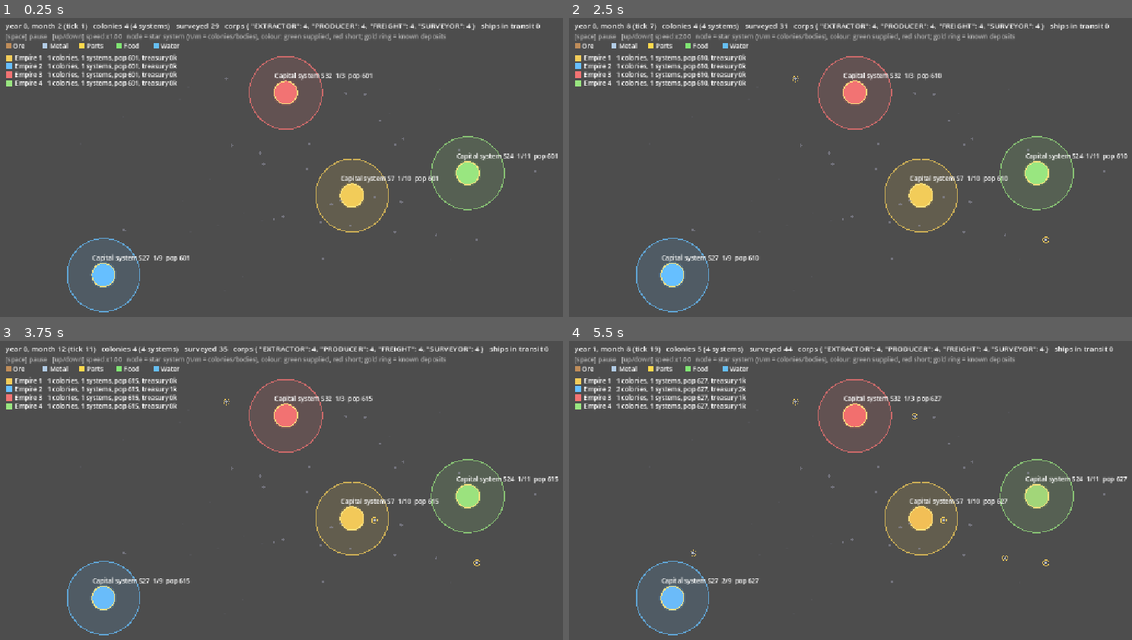
Above: before the commit, frames 1-4 (two rows, left to right).
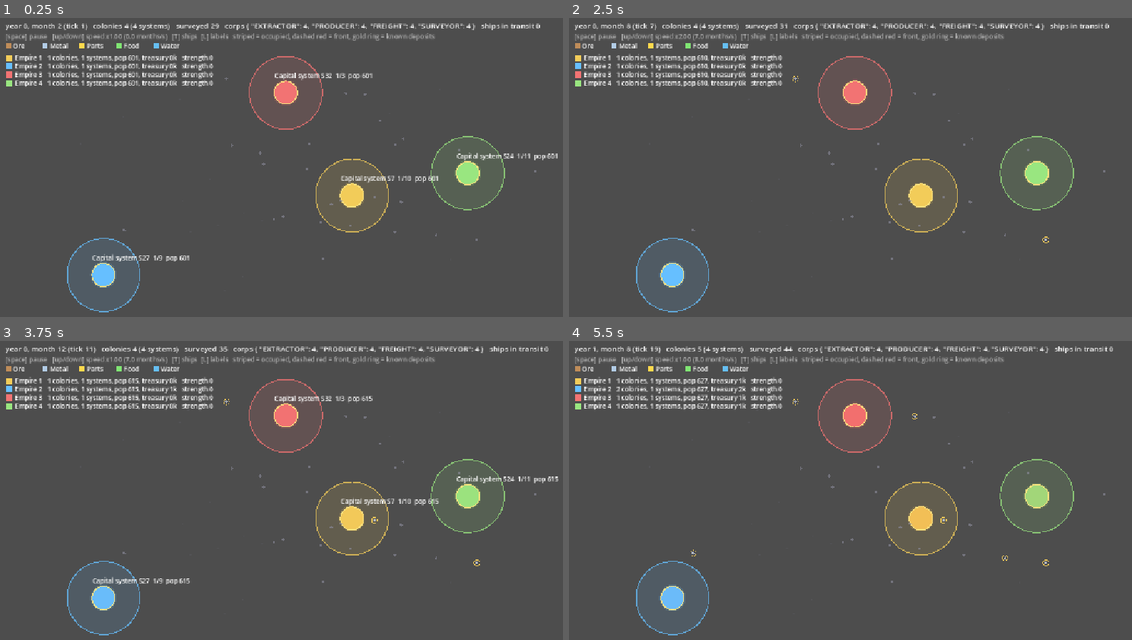
Above: after the commit, the same moments.

Repository: ElectroEsper/galaxy-generator
Game: Godot game, scene res://economy_proto/economy_view.tscn
Same seed, same stepped clock (60 frames per second), same inputs: the game is played once before the commit and once after it. This scene is started directly instead of the project's main scene.
Inputs:
- Up to frame 1 (0.25 s): no input
- Up to frame 2 (2.5 s): tap Enter at 0.5, 2 s; hold Up 0.53-1.28 s; tap T at 0.6, 1.55, 2.1 s; tap Space at 0.77, 1.25, 1.52 s; tap L at 0.8, 1.35, 2.3 s; hold Down 1.28-2.03 s; hold Up from 2.03 s (still down)
- Up to frame 3 (3.75 s): tap Space at 2.75, 3.02 s; tap L at 2.85 s; tap T at 3.05, 3.6 s; tap Enter at 3.5 s; release Up at 3.53 s; hold Down from 3.53 s (still down)
- Up to frame 4 (5.5 s): keep holding Down; tap Space at 3.77, 4.25, 4.52 s; tap L at 3.8, 4.35, 5.3 s; tap T at 4.55, 5.1 s

The runs differ from the first frame. In frame 1, 0.7% of the frame differs, in the area x 22-80%, y 5-23%; in frame 2, 1.5%; in frame 3, 0.7%; in frame 4, 1.6%, in the area x 16-100%, y 5-82%.

Commit message:
View: sim frame budget, ship cap, ship/label toggles, war overlay; land-hunger war motive
Co-Authored-By: Claude Opus 5.5 <noreply@anthropic.com>
Claude-Session: https://claude.ai/code/session_011shSnrHMjVZ7qaqpxEfch4

Diff:
--- a/economy_proto/diplomacy.gd
+++ b/economy_proto/diplomacy.gd
@@ -13,6 +13,8 @@
 const MAX_DEPTH := 4
 const STRONGER := 1.3                # strength ratio an empire wants before starting a war
 const RIVAL_BORDER := 15           # a border this long with negative opinion is a rivalry worth fighting over
+const HUNGER_RANGE := 180.0       # unclaimed charted systems this close to an empire's own count as free land
+const HUNGER_BORDER := 3           # land-hungry empires covet a neighbour sharing at least this much border
 const WAR_BORDER := 5                # border segments that make a neighbour's systems worth fighting for
 const PEACE_EXHAUSTION := 50.0       # an empire this exhausted wants out
 const PEACE_COOLDOWN := 2            # years between peace offers to the same enemy
@@ -36,6 +38,8 @@
 			"pre": {"met:%d" % i: true, "stronger:%d" % i: false, "arming": false}, "eff": {"stronger:%d" % i: true, "arming": true}})
 		acts.append({"name": "declare_war", "x": x, "cost": 4.0,
 			"pre": {"hostile:%d" % i: true, "stronger:%d" % i: true, "war:%d" % i: false, "tired": false}, "eff": {"war:%d" % i: true}})
+		acts.append({"name": "declare_war", "x": x, "cost": 5.0,     # war of conquest: no grievance needed, only want
+			"pre": {"covet:%d" % i: true, "stronger:%d" % i: true, "war:%d" % i: false, "tired": false}, "eff": {"war:%d" % i: true}})
 		acts.append({"name": "sue_for_peace", "x": x, "cost": 1.0,
 			"pre": {"war:%d" % i: true}, "eff": {"war:%d" % i: false}})
 	return acts
@@ -43,9 +47,12 @@
 # ---------------------------------------------------------------- World state
 static func _facts(sim, e, others : Array) -> Dictionary:
 	var f : Dictionary = {"cash": e.treasury >= AID_COST * 2.0, "arming": sim.tick_count / 12 < e.arming_until, "tired": e.exhaustion >= 20.0}
+	var hungry : bool = _land_hungry(sim, e)
+	f["hungry"] = hungry
 	for x in others:
 		var r : Dictionary = sim._rel(e, x)
 		var i : int = x.id
+		f["covet:%d" % i] = hungry and r["met"] and r["border"] >= HUNGER_BORDER and sim.tick_count / 12 >= r.get("truce_until", 0)
 		f["met:%d" % i] = r["met"]
 		f["trade:%d" % i] = r["trade_treaty"]
 		f["pass:%d" % i] = r["passage"]
@@ -109,8 +116,30 @@
 			goals.append({"name": "deter %s" % x.name, "priority": 1.0 + r["border"] / 10.0, "want": {"stronger:%d" % x.id: true}})
 		if hostile and r["border"] >= WAR_BORDER and sim.tick_count / 12 >= r.get("truce_until", 0) and e.exhaustion < 20.0:
 			goals.append({"name": "seize the border with %s" % x.name, "priority": 0.8 + r["border"] / 15.0, "want": {"war:%d" % x.id: true}})
+	# Land hunger: nothing left to settle nearby, so take it from the weakest neighbour along a shared border.
+	if _land_hungry(sim, e) and e.exhaustion < 20.0:
+		var best = null
+		for x in sim.empires:
+			if x == e or sim.wars.any(func(w): return w["a"] == e or w["b"] == e): continue
+			var r : Dictionary = sim._rel(e, x)
+			if r["met"] and r["border"] >= HUNGER_BORDER and sim.tick_count / 12 >= r.get("truce_until", 0) and (best == null or x.strength < best.strength):
+				best = x
+		if best != null:
+			goals.append({"name": "expand into %s (no free land left)" % best.name, "priority": 0.9, "want": {"war:%d" % best.id: true}})
 	goals.sort_custom(func(a, b): return a["priority"] > b["priority"])
 	return goals
+
+## No unclaimed charted star system within HUNGER_RANGE of any of e's systems.
+static func _land_hungry(sim, e) -> bool:
+	var mine : Array = sim.all_systems().filter(func(s): return s.owner == e)
+	if mine.is_empty():
+		return false
+	for s in sim.all_systems():
+		if s.owner == null and e.known.has(s):
+			for m in mine:
+				if m.position.distance_to(s.position) <= HUNGER_RANGE:
+					return false
+	return true
 
 ## The first other empire whose territory lies between e's capital and x's capital without passage rights.
 static func _blocker(sim, e, x):
--- a/economy_proto/economy_view.gd
+++ b/economy_proto/economy_view.gd
@@ -4,6 +4,8 @@
 
 const TICKS_PER_SECOND := 6.0
 const SHIP_SPEED := 160.0   # px / second
+const SIM_BUDGET_MS := 25     # max time spent stepping the sim per frame (it slows down instead of freezing the view)
+const MAX_SHIPS := 300        # ships drawn at once (lanes still record all traffic)
 const GOOD_COLORS : Dictionary = {
 	Goods.ORE: Color(0.75, 0.55, 0.35), Goods.METAL: Color(0.7, 0.8, 0.9),
 	Goods.PARTS: Color(1.0, 0.85, 0.3), Goods.FOOD: Color(0.5, 0.9, 0.45), Goods.WATER: Color(0.4, 0.75, 0.95),
@@ -25,6 +27,11 @@
 var accum : float = 0.0
 var paused : bool = false
 var speed_mult : float = 1.0
+var show_ships : bool = true
+var show_labels : bool = true
+var tps_ticks : int = 0
+var tps_time : float = 0.0
+var tps : float = 0.0
 # Territory layer: each empire's systems claim the space around them (nearest claimed system within TERRITORY_RADIUS),
 # rendered to a small image and redrawn only when a system changes hands.
 const TERRITORY_RADIUS := 70.0
@@ -46,7 +53,8 @@
 func _on_shipment(a : ColonyMarket, b : ColonyMarket, good : int, qty : float) -> void:
 	var s := Ship.new()
 	s.from_pos = a.position; s.to_pos = b.position; s.good = good; s.qty = qty
-	ships.append(s)
+	if show_ships and ships.size() < MAX_SHIPS:
+		ships.append(s)
 	if a.system == null or b.system == null or a.system == b.system:
 		return
 	var na : String = a.system.name; var nb : String = b.system.name
@@ -59,15 +67,27 @@
 			KEY_SPACE: paused = not paused
 			KEY_UP: speed_mult = minf(speed_mult * 2.0, 16.0)
 			KEY_DOWN: speed_mult = maxf(speed_mult * 0.5, 0.25)
+			KEY_T:
+				show_ships = not show_ships
+				if not show_ships: ships.clear()
+			KEY_L: show_labels = not show_labels
 
 func _process(delta : float) -> void:
 	if not paused:
 		accum += delta * TICKS_PER_SECOND * speed_mult
+		var t0 : int = Time.get_ticks_msec()
 		while accum >= 1.0:
 			accum -= 1.0
 			sim.step()
+			tps_ticks += 1
 			for k in lane_heat.keys():
 				lane_heat[k] = maxf(0.0, lane_heat[k] - 0.05)
+			if Time.get_ticks_msec() - t0 > SIM_BUDGET_MS:
+				accum = minf(accum, 1.0)   # behind schedule: drop the backlog rather than stall
+				break
+		tps_time += delta
+		if tps_time >= 1.0:
+			tps = tps_ticks / tps_time; tps_ticks = 0; tps_time = 0.0
 		for s in ships:
 			s.travelled += SHIP_SPEED * delta * speed_mult
 		ships = ships.filter(func(s): return s.travelled < s.length())
@@ -154,7 +174,21 @@
 		var is_cap : bool = sim.empires.any(func(e): return settled.has(e.capital))
 		draw_arc(sys.position, r, 0.0, TAU, 32, Color(1, 0.9, 0.5, 0.9) if is_cap else Color(1, 1, 1, 0.5), 2.0 if is_cap else 1.2)
 		var label : String = "%s%s  %d/%d  pop %d" % ["Capital system " if is_cap else "", sys.name, settled.size(), sys.bodies.size(), pop]
-		draw_string(font, sys.position + Vector2(-r, -r - 6.0), label, HORIZONTAL_ALIGNMENT_LEFT, -1, 12)
+		# War: occupied systems get a thick ring and stripes in the occupier's colour; front systems a dashed red ring
+		if sys.occupier != null:
+			draw_arc(sys.position, r + 4.0, 0.0, TAU, 32, sys.occupier.color, 3.5)
+			for i in range(-2, 3):
+				var o : Vector2 = Vector2(i * r * 0.4, 0.0)
+				draw_line(sys.position + o + Vector2(-r * 0.35, r * 0.6), sys.position + o + Vector2(r * 0.35, -r * 0.6), sys.occupier.color, 2.0)
+		elif sys.at_front and not sim.wars.is_empty():
+			for i in 12:
+				draw_arc(sys.position, r + 4.0, i * TAU / 12.0, i * TAU / 12.0 + TAU / 24.0, 4, Color(1.0, 0.25, 0.2, 0.9), 2.0)
+		if show_labels:
+			draw_string(font, sys.position + Vector2(-r, -r - 6.0), label, HORIZONTAL_ALIGNMENT_LEFT, -1, 12)
+	# Wars: a red line between the belligerents' capitals
+	for w in sim.wars:
+		if w["a"].capital and w["b"].capital:
+			draw_dashed_line(w["a"].capital.position, w["b"].capital.position, Color(1.0, 0.2, 0.15, 0.8), 2.0, 10.0)
 	# Ships
 	for s in ships:
 		var dir : Vector2 = (s.to_pos - s.from_pos).normalized()
@@ -170,7 +204,7 @@
 		kinds[n] = kinds.get(n, 0) + 1
 		cash_total += k.cash
 	draw_string(font, Vector2(16, 24), "%s (tick %d)   colonies %d (%d systems)   surveyed %d   corps %s   ships in transi …(263 unchanged characters)…
-	draw_string(font, Vector2(16, 44), "[space] pause   [up/down] speed x%.2f   node = star system (n/m = colonies/bodies), colour: green supplied, red short; gold ring = known deposits" % speed_mult, HORIZONTAL_ALIGNMENT_LEFT, -1, 12, Color(0.7, 0.7, 0.7))
+	draw_string(font, Vector2(16, 44), "[space] pause   [up/down] speed x%.2f (%.1f months/s)   [T] ships  [L] labels   striped = occupied, dashed red = front, gold ring = known deposits" % [speed_mult, tps], HORIZONTAL_ALIGNMENT_LEFT, -1, 12, Color(0.7, 0.7, 0.7))
 	if sim.empires.size() > 1:
 		var ey : float = 84.0
 		for e in sim.empires:
@@ -179,10 +213,19 @@
 			var pop : float = 0.0
 			for m in own: pop += m.pop
 			draw_rect(Rect2(Vector2(16, ey - 10), Vector2(12, 12)), e.color)
-			draw_string(font, Vector2(34, ey), "%s   %d colonies, %d systems, pop %d, treasury %dk" % [e.name, own.size(), nsys, pop, e.treasury / 1000.0], HORIZONTAL_ALIGNMENT_LEFT, -1, 12)
+			draw_string(font, Vector2(34, ey), "%s   %d colonies, %d systems, pop %d, treasury %dk   strength %d%s" % [e.name, own.size(), nsys, pop, e.treasury / 1000.0, e.strength, _war_note(e)], HORIZONTAL_ALIGNMENT_LEFT, -1, 12)
 			ey += 16.0
 	var lx : float = 16.0
 	for g in Goods.ALL:
 		draw_rect(Rect2(Vector2(lx, 52), Vector2(10, 10)), GOOD_COLORS[g])
 		draw_string(font, Vector2(lx + 14, 62), GOOD_NAMES[g], HORIZONTAL_ALIGNMENT_LEFT, -1, 12)
 		lx += 70.0
+
+func _war_note(e) -> String:
+	var foes : Array = []
+	for w in sim.wars:
+		if w["a"] == e: foes.append(w["b"].name)
+		elif w["b"] == e: foes.append(w["a"].name)
+	if foes.is_empty():
+		return ""
+	return "   AT WAR with %s, exhaustion %d" % [", ".join(foes), e.exhaustion]
